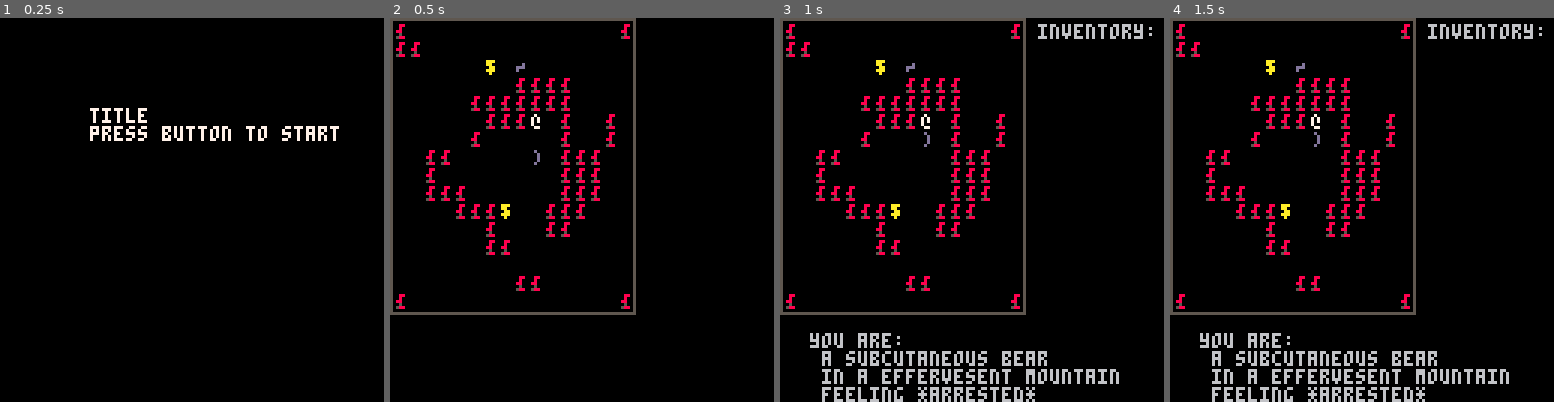
Above: before the commit, frames 1-4 (left to right).
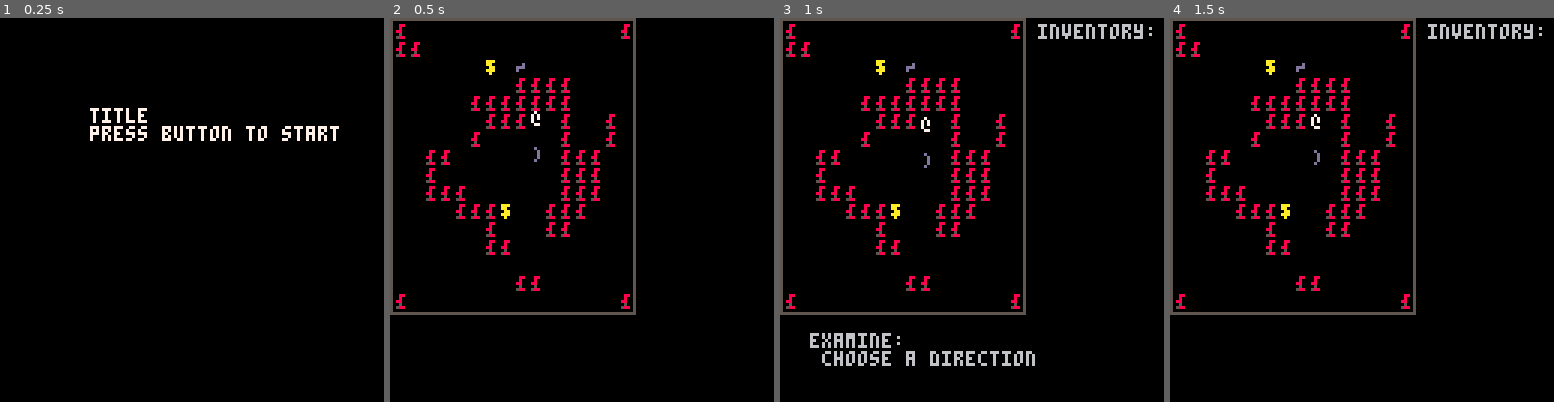
Above: after the commit, the same moments.

Repository: arnodick/castle
Game: PICO-8 cartridge castle.p8
The game is run twice, just before and just after one commit, with the same random seed, the same clock (stepped at 60 frames per second) and the same inputs.
Inputs:
- Up to frame 1 (0.25 s): no input
- Up to frame 2 (0.5 s): tap X (X key) at 0.33 s
- Up to frame 3 (1 s): tap O (Z key) at 0.7 s
- Up to frame 4 (1.5 s): tap X (X key) at 1.07 s

Frame 1 is identical in both runs. In frame 2, 0.1% of the frame differs, in the area x 36-40%, y 24-39%; in frame 3, 3.4%; in frame 4, 3.8%, in the area x 7-89%, y 29-100%.

Commit message:
menu and item shit i think?

Diff:
--- a/castle.p8
+++ b/castle.p8
@@ -28,7 +28,7 @@
 	debug_l[11]=actortypes[2][level+1].ch
 	debug_l[12]=actortypes[2][level+1].ch2
 	end
-	debug_l[13]=controlstate
+	debug_l[13]=control_inv
 end
 
 function words()
@@ -349,10 +349,12 @@
 function drawmenu(m)
 	--local a=#m.me-1
 	--while a>=0 do
+	if not debug then
 	for a=0,#m.me-1 do
 		print(m.me[a+1],m.x+cam[1],m.y+a*cellh+cam[2],6)
 		--print(m.me[a+1],m.x+cam[1],m.y+(#m.me-1)*cellh-a*cellh+cam[2],6)
 		--a-=1
+	end
 	end
 end
 
@@ -499,7 +501,7 @@
 --		actortypes[1][level+1].c=5
 		menus[2].t=3
 		menus[2].sel=1
-		controlstate=not controlstate
+		control_inv=not control_inv
 	end
 end
 
@@ -516,14 +518,24 @@
 
 function domenu(m)
 	m.me={}
-	--inv menu
+	--examine menu
 	if m.t==1 then
 		if players[1]==nil then
 			m.me[1]="you are dead!"
-		elseif btn() then
-			if p.target!=nil then
+		--elseif btn() then
+		elseif control_exam==true then
+			m.me[1]="examine:"
+			m.me[2]=" choose a direction"
+			if btnp(0) or btnp(1) or btnp(2) or btnp(3) then
+			--if btnp()>0 then
+			control_exam=not control_exam
+			local dire=actoroob(p,direction(btnp()))
+			p.target=room[p.x+dire[1]][p.y+dire[2]]
+			if p.target!=0 then
 				m.me[1]="you face:"
-				if p.target==3 then
+				if p.target==4 or p.target==6 then
+					m.me[2]=" a "..items[actortypes[p.target][level+1].sp]
+				elseif p.target==3 then
 					m.me[2]=" a "..species[actortypes[p.target][level+1].sp]
 					m.me[3]=" it feels *"..feelings[actortypes[p.target][level+1].fe].."*"
 				elseif p.target==2 then
@@ -537,35 +549,40 @@
 				m.me[3]=" in a "..adjectives[rooms[level].ad].." "..places[rooms[level].pl]
 				m.me[4]=" feeling *"..feelings[ty.fe].."*"
 			end
-		end
-	--use menu
+			end
+			if btnp(5) then
+				control_exam=not control_exam
+				m.me={}
+			end
+		end
+	--inventory menu
 	elseif m.t==2 then
-		if not controlstate then
+		if not control_inv then
 			m.me[1]="inventory:"
 			for a=1,#p.inventory do
 				m.me[a+1]=" -"..items[actortypes[p.inventory[a]][level+1].sp]
 			end
 		else
 			m.me[1]="use:"
-				m.me[2]=">>"..items[actortypes[p.inventory[1]][level+1].sp]
+			m.me[2]=">>"..items[actortypes[p.inventory[1]][level+1].sp]
 			if btnp(4) then
 				local it=p.inventory[1]
 				if it!=nil then
-				controlstate=not controlstate
+				control_inv=not control_inv
 				doitem(it)
 				del(p.inventory,p.inventory[1])
 				if it!=4 then
 					taketurn()
 				end
 				end
-				--controlstate=not controlstate
+				--control_inv=not control_inv
 			elseif btnp(5) then
 --				m.t=2
 				m.me[1]="inventory:"
 				for a=1,#p.inventory do
 					m.me[a+1]=" -"..items[actortypes[p.inventory[a]][level+1].sp]
 				end
-				controlstate=not controlstate
+				control_inv=not control_inv
 			end
 		end
 	--buy menu
@@ -586,7 +603,7 @@
 			for a=1,#p.inventory do
 				m.me[a+1]=" -"..items[actortypes[p.inventory[a]][level+1].sp]
 			end
-			controlstate=not controlstate
+			control_inv=not control_inv
 			taketurn()
 --			pickupitem(p,m.sel)
 		end
@@ -606,6 +623,7 @@
 	end
 	if a.hit>0 then
 		a.shakex=cos(timer*1/16)*2
+	else a.shakey=-abs(cos(timer*1/40))*2+1
 	end
 end
 
@@ -668,12 +686,14 @@
 		end
 	end
 	if s==1 then
-		if not controlstate then
+		if not control_inv and not control_exam then
 			if btnp(5) then
 				if p.inventory[1]!=nil then
-				controlstate=not controlstate
+				control_inv=not control_inv
 				end
 		--end
+			elseif btnp(4) then
+				control_exam=not control_exam
 			elseif btnp()>0 then
 		--if timer%4==0 then
 				taketurn()
@@ -744,7 +764,8 @@
 
 	level=0
 	state=0
-	controlstate=false
+	control_inv=false
+	control_exam=false
 	state_i(state)
 end
 
